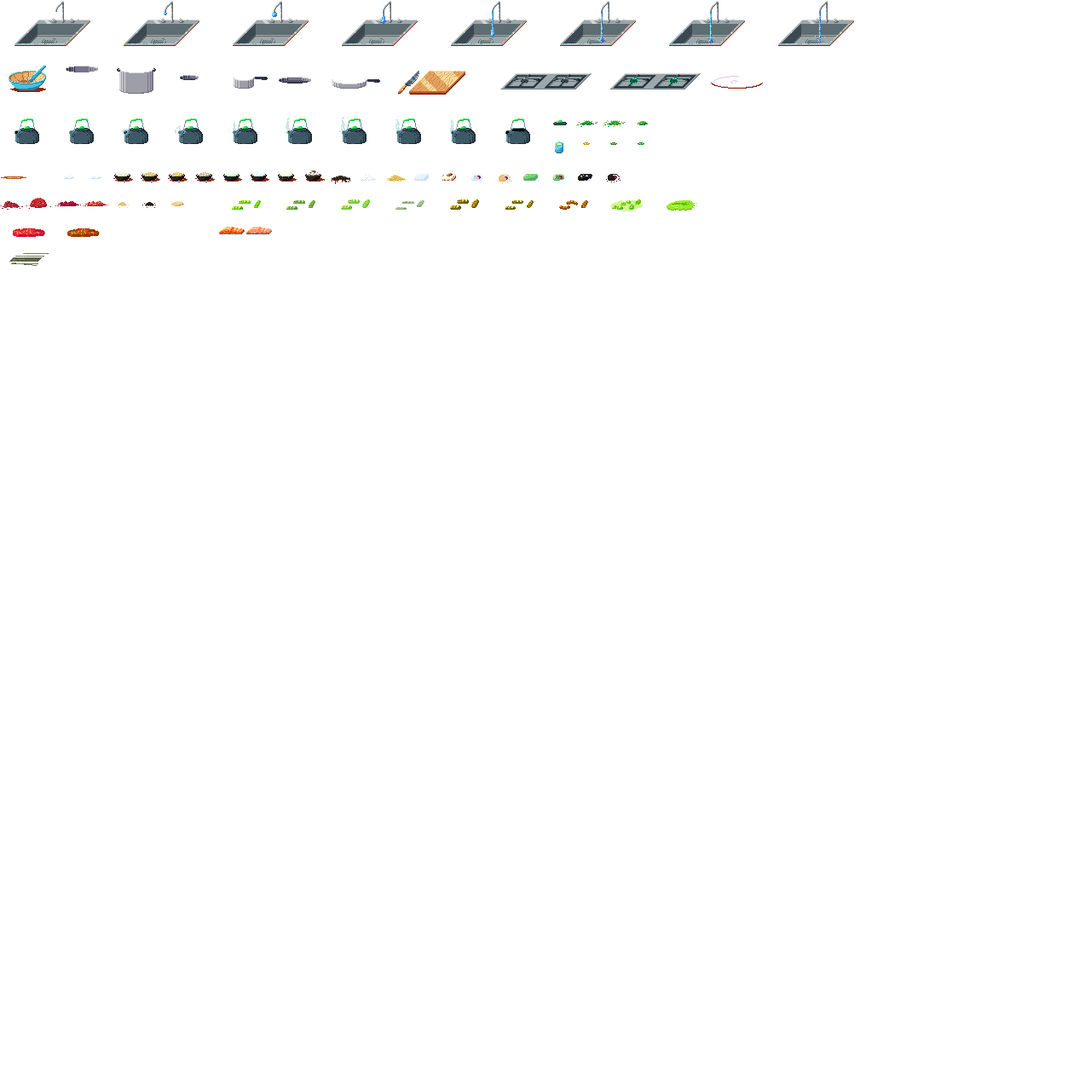
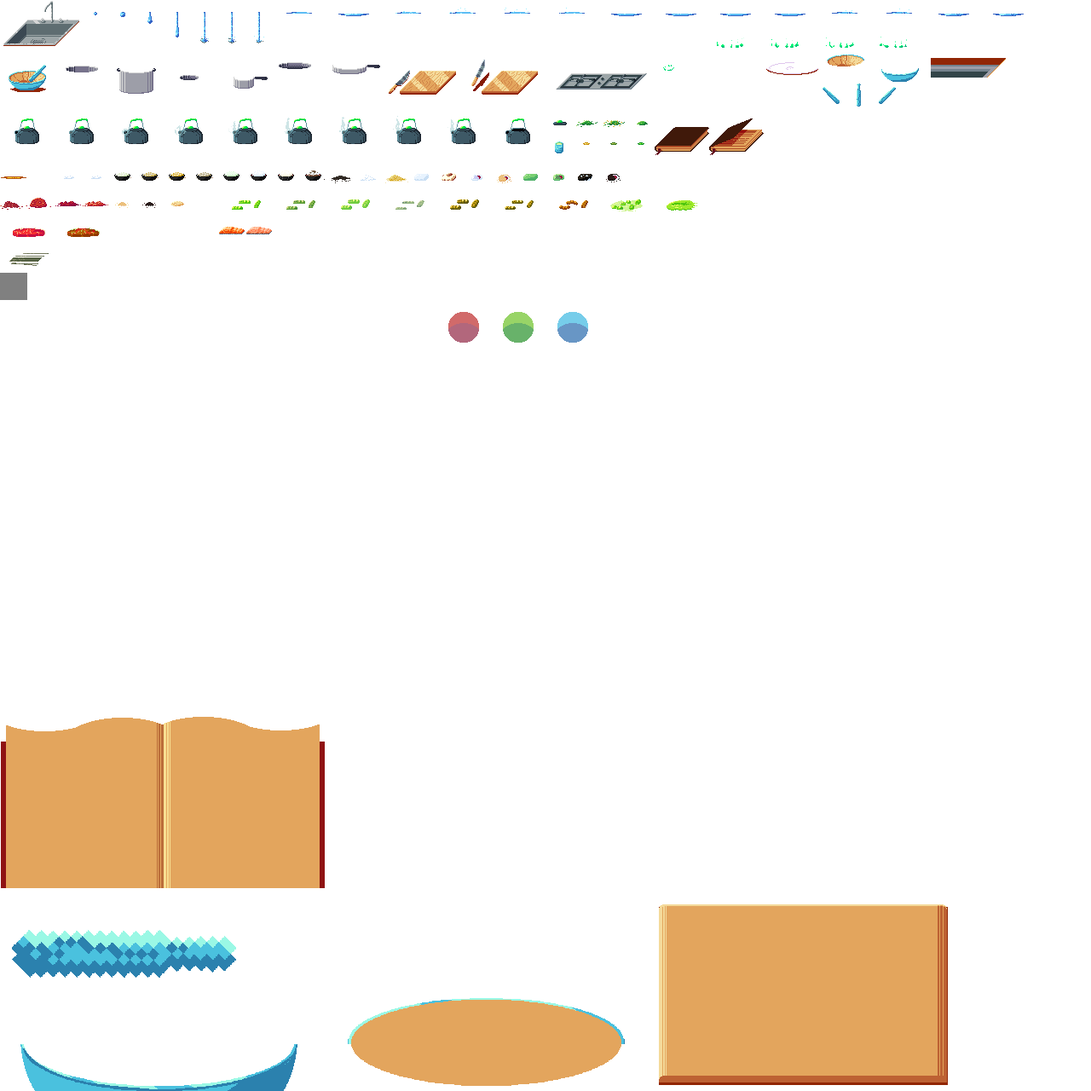
Comparing the layer stacks of the two (1091, 1091) images. Changes:
removed layer "Layer 4" over [332, 69, 764, 95]
painted on "Layer 3" over [0, 0, 1025, 1091]
removed layer "Group 1" over [3, 0, 855, 185]
